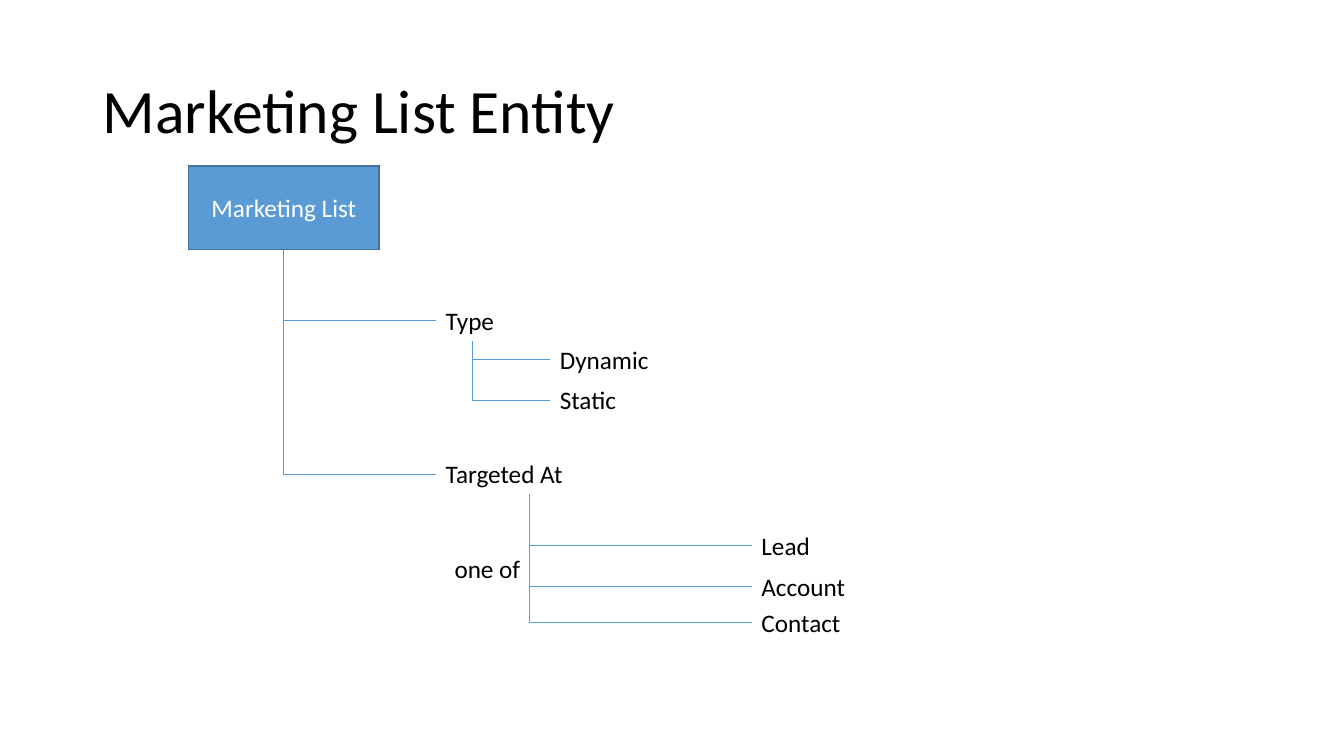
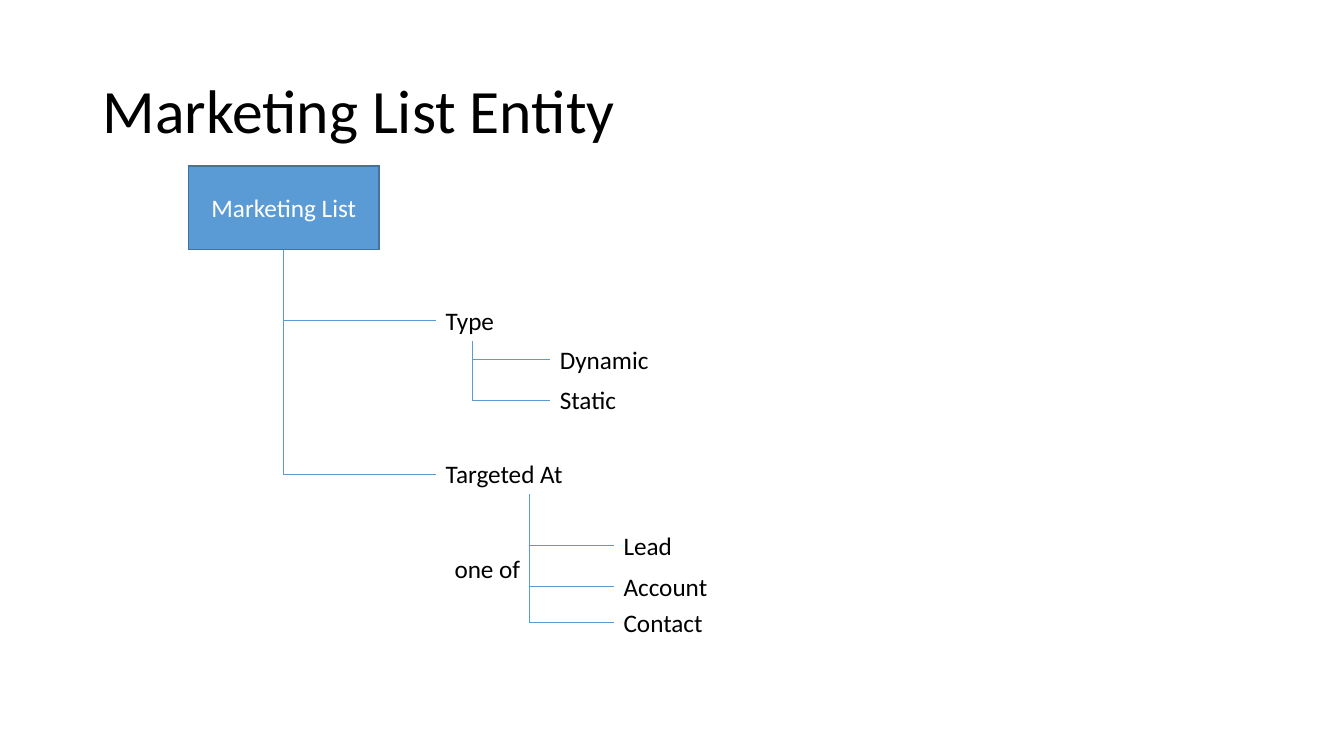
Before and after one commit to hevilhuy/Reports, a slide deck: slide 42 of Document/Report.pptx. Drawn at 1344x756 pixels with LibreOffice and Linux fonts; fonts in the diff are those of the drawing. Boxes give left, top, right and bottom in pixels: in the first picture for what was removed or moved away, otherwise in the second. Text is boxed around its words. In the diff, an @@ line names an element or a change of style, - is before the commit and + after.

```diff
--- a/Document/Report.pptx
+++ b/Document/Report.pptx
@@ elbow line moved from (530, 494) - (752, 623) to (530, 494) - (614, 623) @@
@@ elbow line moved from (530, 494) - (752, 587) to (530, 494) - (614, 587) @@
@@ elbow line moved from (530, 494) - (752, 545) to (530, 494) - (614, 545) @@
@@ 3 texts: place and size @@
-3 texts at (761,537,845,632)
+3 texts at (624,537,708,632)
```
Also in this commit, not shown: 1 other slide changed, 1 other file.
